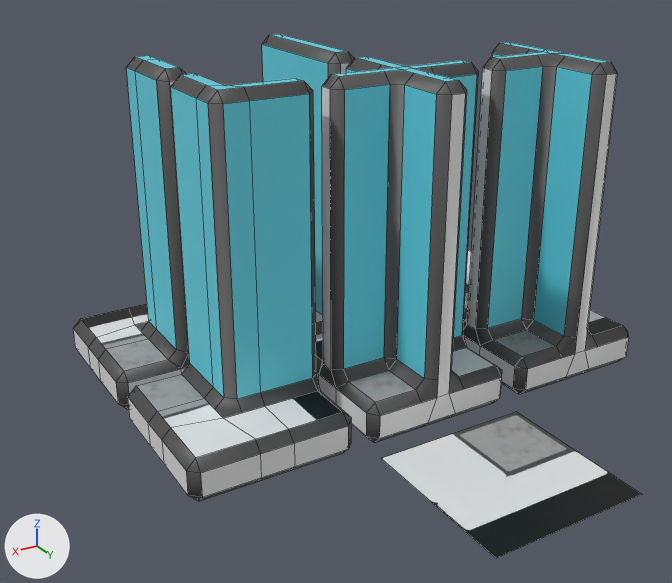
Renders of the Blender file Assets/Models/Greenhouse Walls/Wall_Flat.blend from each side of a commit.
One viewpoint serves both versions: a 50 mm camera at (3.02, 5.41, 2.94) aimed at (0.18, 0.67, 0.58). Arrows for +X, +Y and +Z are at lower left; the lights stay in place. Mesh edges are drawn as thin lines.

Names of what the first picture shows: 'Flat Wall', 'Four Corner', 'Plane', 'Single Corner', 'SingleEdge', 'double Corner'.
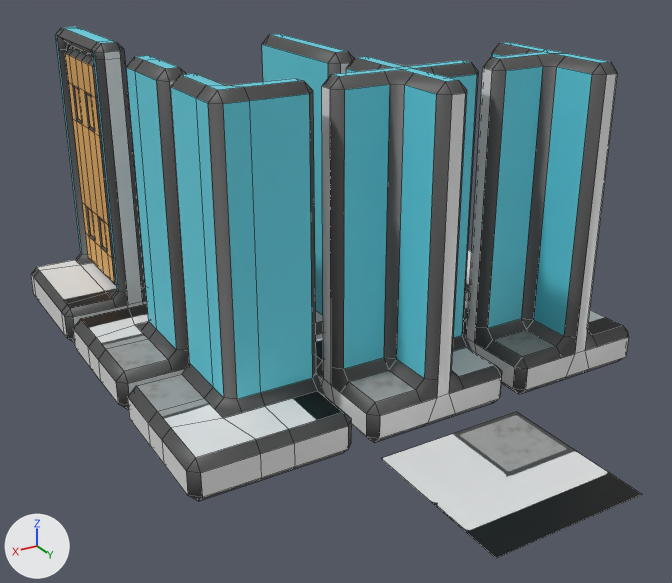
The change, as a list of edits to the scene's bpy script:
```text
Add mat_door:
    mat_door = principled_material('Door')
    mat_door.base_color = (0.8, 0.425, 0.117)  # orange #e7ae60
Change me_cube_001:
    where me_cube_001.from_pydata(...)  # 44 vertices, 42 faces; spans x -0.5..0.5, y -0.5..0.5, z 0.0..2.04
    used by ob_four_corner; location = (0.0, 1.1, 0.0)
    me_cube_001 part 1: creased or bevel-weighted edges go from 58 to 56
Change me_cube_006:
    where me_cube_006.from_pydata(...)  # 38 vertices, 36 faces; spans x -0.5..0.5, y -0.5..0.5, z 0.0..2.04
    used by ob_singleedge; location = (1.1, 0.0, 0.0); rotation_euler = (0.0, 0.0, -1.571), in degrees (0, 0, -90)
    me_cube_006 part 2: creased or bevel-weighted edges go from 43 to 42
Change me_cube_007:
    where me_cube_007.from_pydata(...)  # 42 vertices, 40 faces; spans x -0.5..0.5, y -0.5..0.5, z 0.0..2.04
    used by ob_double_corner; location = (-1.1, 1.1, 0.0)
    me_cube_007 part 3: creased or bevel-weighted edges go from 51 to 50
Add me_cube_009:
    me_cube_009.from_pydata(...)  # 152 vertices, 150 faces; spans x -0.5..0.5, y -0.5..0.5, z 0.0..2.04
    me_cube_009.polygons.foreach_set('use_smooth', [True] * 150)
    # faces by material slot: [25, 7, 32, 16, 70]
    me_cube_009.materials.append(mat_base_material)  # white #e7e7e7
    me_cube_009.materials.append(mat_tile_floor)  # picture img_floortiletexture
    me_cube_009.materials.append(mat_grout)  # dark grey #4c4c4c
    me_cube_009.materials.append(mat_wall_material)  # cyan #64d5e7
    me_cube_009.materials.append(mat_door)  # orange #e7ae60
Add ob_door:
    ob_door = bpy.data.objects.new('Door', me_cube_009)
    ob_door.location = (1.1, -1.1, 0.0)
    _m = ob_door.modifiers.new('Bevel', 'BEVEL')
    _m.width = 0.0815
    _m.width_pct = 0.0815
    _m.limit_method = 'WEIGHT'
    _m.offset_type = 'WIDTH'
    _m.profile = 0.487
    _m.material = 2
    _m.mark_seam = True
    _m.miter_outer = 'MITER_PATCH'
```

Changed parts and their boxes (x1, y1, x2, y2) in the pictures (672 x 583 px):
'Door', added
    after: (31, 26, 147, 343)
    faces in mat_base_material (white #e7e7e7): (31, 44, 147, 343)
    faces in mat_door (orange #e7ae60): (66, 46, 117, 286)
    faces in mat_wall_material (cyan #64d5e7): (56, 26, 145, 299)
    faces in mat_tile_floor (picture img_floortiletexture): (37, 252, 145, 308)
    faces in mat_grout (dark grey #4c4c4c): (73, 85, 107, 253)
part 1 of me_cube_001, shading changed
    both: (316, 56, 502, 443)
part 2 of me_cube_006, shading changed
    both: (73, 55, 190, 409)
part 3 of me_cube_007, shading changed
    both: (463, 42, 629, 394)
